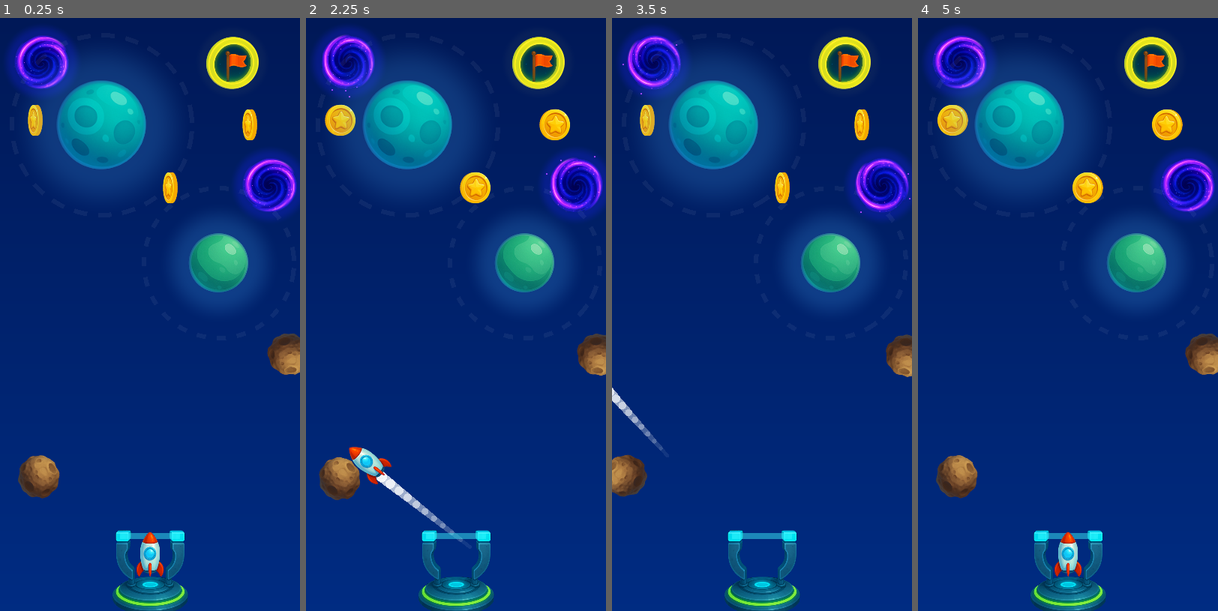
Above: before the commit, frames 1-4 (left to right).
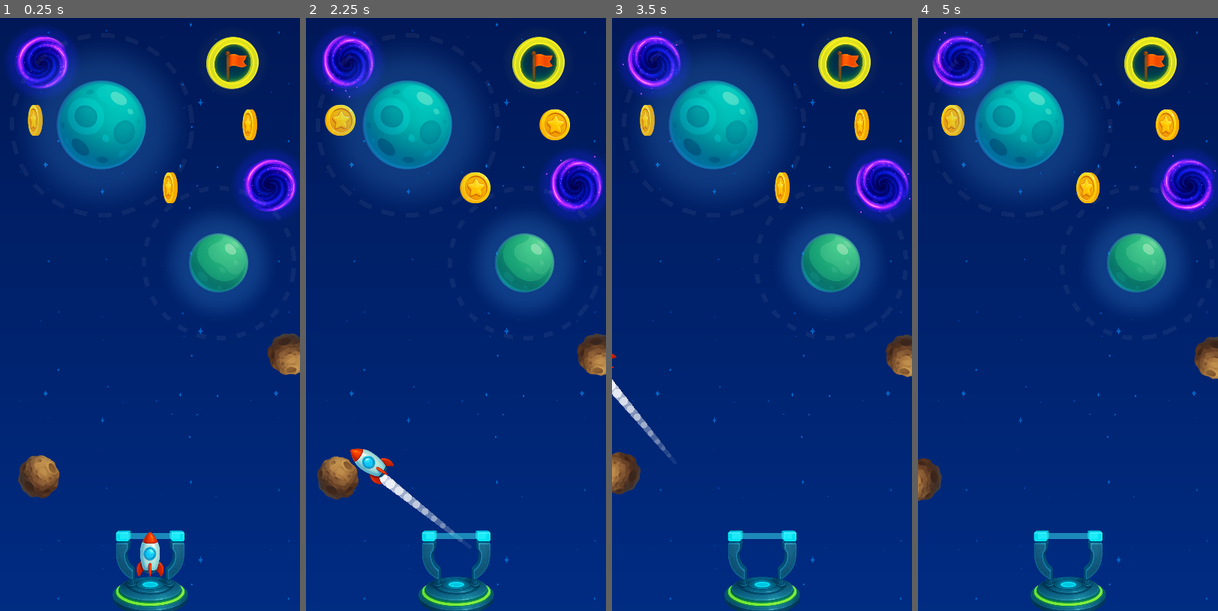
Above: after the commit, the same moments.

Repository: nbarkoch/spacecraft-launcher
Game: Godot game, scene res://scenes/game.tscn
The game is run twice, just before and just after one commit, with the same random seed, the same clock (stepped at 60 frames per second) and the same inputs.
Inputs (mouse positions are in pixels of both pictures, inside the frame that each line leads up to):
- Up to frame 1 (0.25 s): no input
- Up to frame 2 (2.25 s): move the mouse to (456, 581) at 0.52 s; press the mouse at (456, 581) at 0.53 s; move the mouse to (546, 403) at 1.27 s; release the mouse at (546, 403) at 1.28 s; click (546, 403) at 1.35 s; move the mouse to (366, 219) at 2.02 s; press the mouse at (366, 219) at 2.03 s
- Up to frame 3 (3.5 s): move the mouse to (777, 308) at 2.77 s; release the mouse at (777, 308) at 2.78 s; click (777, 308) at 2.85 s
- Up to frame 4 (5 s): move the mouse to (1023, 160) at 3.52 s; press the mouse at (1023, 160) at 3.53 s; move the mouse to (1134, 278) at 4.27 s; release the mouse at (1134, 278) at 4.28 s; click (1134, 278) at 4.35 s

The runs differ from the first frame. In frame 1, 0.1% of the frame differs, in the area x 6-97%, y 0-99%; in frame 2, 0.7%; in frame 3, 1.0%; in frame 4, 4.6%, in the area x 0-100%, y 0-99%.

Commit message:
small stars

Diff:
--- a/scenes/border_game.tscn
+++ b/scenes/border_game.tscn
@@ -1,7 +1,8 @@
-[gd_scene load_steps=5 format=3 uid="uid://bp4wny2hgl85v"]
+[gd_scene load_steps=6 format=3 uid="uid://bp4wny2hgl85v"]
 
 [ext_resource type="Script" path="res://scripts/border_game.gd" id="1_vqse4"]
 [ext_resource type="Shader" path="res://shaders/gradient_background.gdshader" id="1_y4uhd"]
+[ext_resource type="Texture2D" uid="uid://5lv4ppu0861g" path="res://sprites/small_stars.png" id="3_q5dtc"]
 
 [sub_resource type="RectangleShape2D" id="RectangleShape2D_kc0ic"]
 size = Vector2(345, 549.5)
@@ -28,4 +29,18 @@
 offset_bottom = 304.0
 mouse_filter = 2
 
+[node name="TextureRect" type="TextureRect" parent="."]
+anchors_preset = 15
+anchor_right = 1.0
+anchor_bottom = 1.0
+offset_left = -200.0
+offset_top = -318.0
+offset_right = 2460.0
+offset_bottom = 3822.0
+grow_horizontal = 2
+grow_vertical = 2
+scale = Vector2(0.15, 0.15)
+texture = ExtResource("3_q5dtc")
+stretch_mode = 1
+
 [connection signal="body_exited" from="." to="." method="_on_body_exited"]
--- a/scenes/spacecraft.tscn
+++ b/scenes/spacecraft.tscn
@@ -4,7 +4,7 @@
 [ext_resource type="Texture2D" uid="uid://fc4r0ui4j3nx" path="res://sprites/spacecraft3.png" id="2_x4pyo"]
 
 [sub_resource type="CapsuleShape2D" id="CapsuleShape2D_20kmt"]
-radius = 5.0
+radius = 6.0
 height = 26.0
 
 [node name="Spacecraft" type="RigidBody2D" groups=["Spacecrafts"]]
Binary file added: sprites/small_stars.png
Not shown, added: sprites/small_stars.png.import
